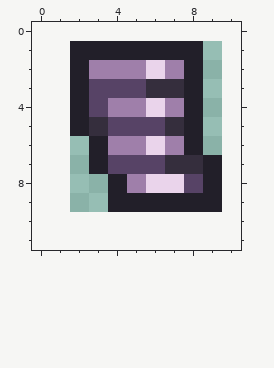
Pixel-art sprite: Gores/Friendly/WraithSamuraiGore2.png. Above, as it was before the edit.
The file is 16x18 pixels, drawn in blocks of 2x2; one block is one cell here. The old version is drawn lined up with the new one, on the new canvas.
After the commit:
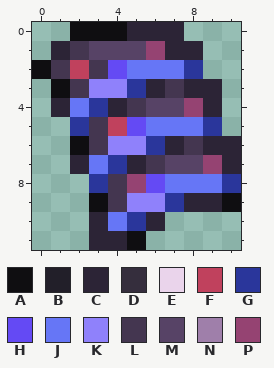
Palette (. is transparent): A #0f0e11  B #221f29  C #2c2436  D #352e3d  E #ead4eb  F #c0415d  G #2a369b  H #644af4  J #6676f6  K #8f81fb  L #443650  M #574366  N #9f7faa  P #954372
What changed:
canvas 8x9 -> 11x12, the old top-left corner now at 2,1
@@ x 0..10 @@
- 0 ...........
- 1 ..BBBBBBB..
- 2 ..BNNNENB..
- 3 ..BMMMDDB..
- 4 ..BMNNENB..
- 5 ..BDMMMDB..
- 6 ...BNNENB..
- 7 ...BMMMDDB.
- 8 ....BNEEMB.
- 9 ....BBBBBB.
-10 ...........
-11 ...........
+ 0 ..AAACCC...
+ 1 .CLMMMPCC..
+ 2 ALFLHJJJG..
+ 3 .ALKKGCLCC.
+ 4 .CJGCLMMPC.
+ 5 ..GLFHJJJG.
+ 6 ..ALKKGCLCC
+ 7 ..CJGCLMMPC
+ 8 ...GLPHJJJG
+ 9 ...ALKKGCCA
+10 ...CJGC....
+11 ...CCA.....
Changed places in both pictures, as pixel boxes (x1, y1, x2, y2):
changed: (32, 22, 241, 250)
